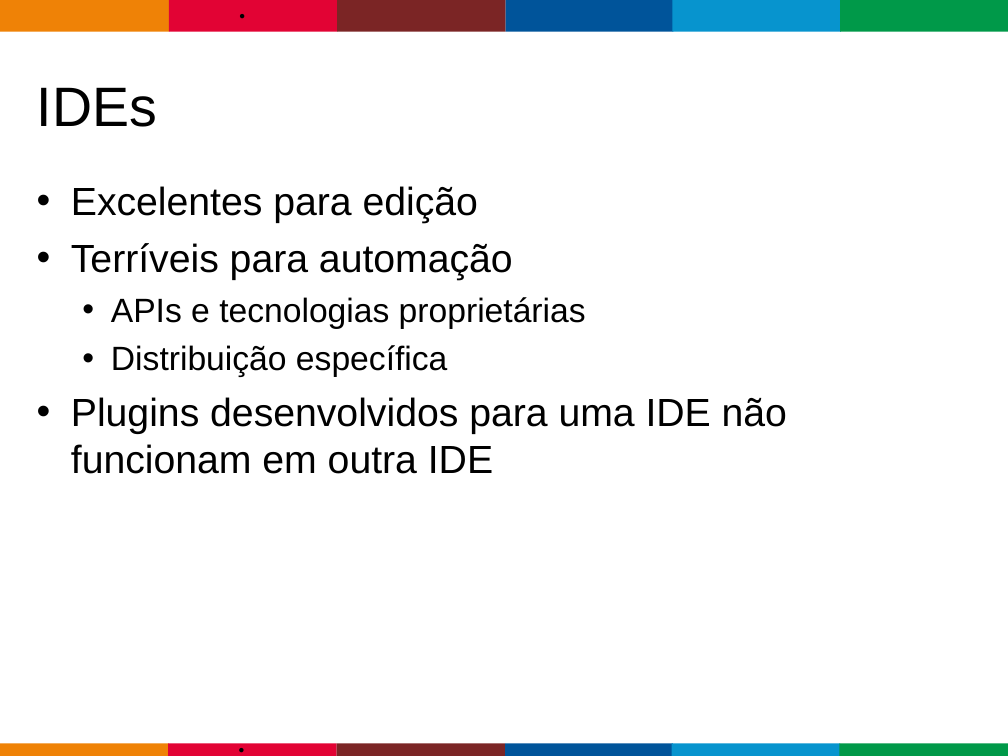
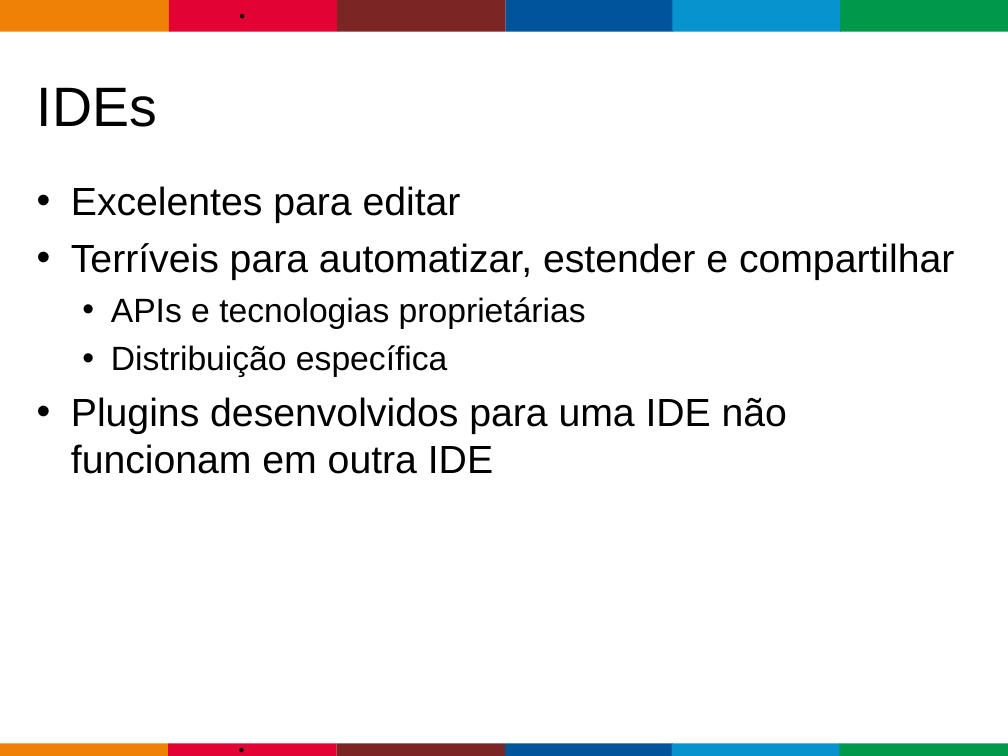
Before and after one commit to gastaldi/talks, a slide deck: slide 4 of Forge/TDC2014/TDC_2014-JBossForge.odp (slide 5 before the commit). Drawn at 1008x756 pixels with LibreOffice and Linux fonts; fonts in the diff are those of the drawing; background and template pictures are left out. Boxes give left, top, right and bottom in pixels: in the first picture for what was removed or moved away, otherwise in the second. Text is boxed around its words. In the diff, an @@ line names an element or a change of style, - is before the commit and + after.

```diff
--- a/Forge/TDC2014/TDC_2014-JBossForge.odp
+++ b/Forge/TDC2014/TDC_2014-JBossForge.odp
@@ text at <box>71,186,954,280</box>: text changed @@
-• Excelentes para edição
-• Terríveis para automação
+• Excelentes para editar
+• Terríveis para automatizar, estender e compartilhar
```
Also in this commit, not shown: 4 other slides changed, 3 slides added.
